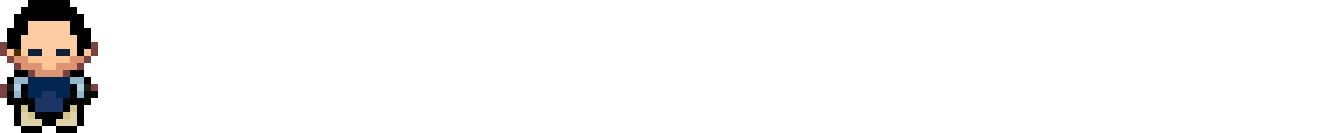
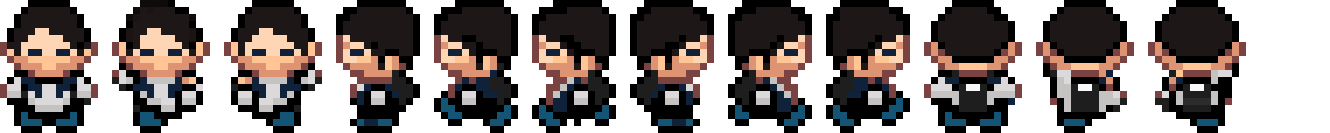
Comparing the layer stacks of the two 1330px x 133px images. Changes:
added layer "Layer 12" above "Layer 11" over [1148, 0, 1246, 133]
added layer "Layer 11" above "Layer 10" over [1036, 0, 1134, 133]
added layer "Layer 10" above "Layer 9" over [924, 0, 1022, 133]
added layer "Layer 9" above "Layer 8" over [826, 0, 910, 133]
added layer "Layer 8" above "Layer 7" over [728, 0, 812, 133]
added layer "Layer 7" above "Layer 6" over [630, 0, 714, 133]
added layer "Layer 6" above "Layer 5" over [532, 0, 616, 133]
added layer "Layer 5" above "Layer 4" over [434, 0, 518, 133]
added layer "Layer 4" above "Layer 3" over [336, 0, 420, 133]
added layer "Layer 3" above "Layer 2" over [224, 0, 322, 133]
added layer "Layer 2" above "Layer 1" over [112, 0, 210, 133]
painted on "Layer 1" over [7, 7, 98, 126]
